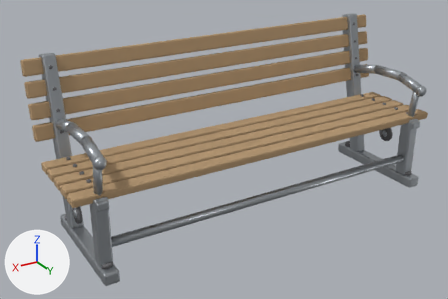
Two versions of the glTF model src/assets/models/props/park_bench.glb, one commit apart.
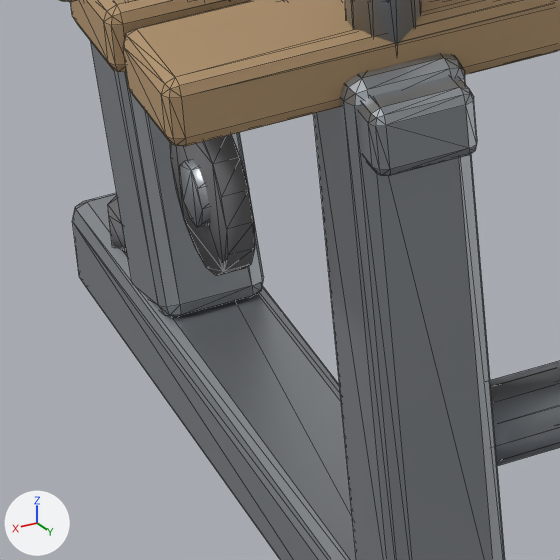
The first picture shows the older version from a 50 mm camera at (1.92, 2.86, 1.86) aimed at (0.15, -0.09, 0.38). The close-ups show the older and then the newer version on the part from 11% to 27% of the width and 64% to 86% of the height of that picture. Only the edits that show in the close-ups are written down. The axes (+X, +Y, +Z) are drawn at lower left. The lights are the same throughout. The close-ups show mesh edges as thin lines. Where no turn or scale is listed for an object, it has been applied to the vertices. Vertices at exactly the same position are counted once.

Objects in the first close-up: 'park_bench_arm_support.001', 'park_bench_back_post.001', 'park_bench_foot.001', 'park_bench_foot_pad.002', 'park_bench_leg_front.001', 'park_bench_medallion.001', 'park_bench_medallion_boss.001', 'park_bench_seat_rail.001', 'park_bench_seat_slat.003', 'park_bench_seat_slat.004', 'park_bench_stretcher'.
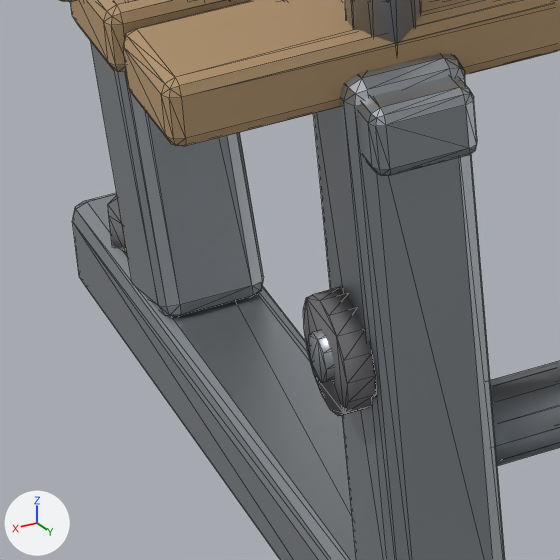
Pixel boxes [x1, y1, x2, y2] of what changed, in the close-ups (560 x 560 px):
'park_bench_medallion.001', moved, rescaled: before [170, 135, 255, 276]; after [303, 288, 376, 416]
'park_bench_medallion_boss.001', moved: before [180, 160, 210, 228]; after [308, 330, 334, 383]

What changed in the scene script:
```text
Change me_cylinder_019:
    used by ob_park_bench_medallion_001; location = (1.105, 0.0, 0.26)
    remove me_cylinder_019.from_pydata(...)  # 32 vertices, 60 faces; spans x -0.009..0.009, y -0.055..0.055, z -0.055..0.055
    add me_cylinder_019.from_pydata(...)  # 32 vertices, 60 faces; spans x -0.009..0.009, y -0.038..0.038, z -0.038..0.038
    me_cylinder_019 part 1: the whole mesh is scaled about its middle by (1, 0.691, 0.691)
Change ob_park_bench_medallion_001:
    ob_park_bench_medallion_001.location: (1.105, 0.0, 0.26) -> (1.105, 0.235, 0.26)
Change ob_park_bench_medallion_boss_001:
    ob_park_bench_medallion_boss_001.location: (1.105, 0.0, 0.26) -> (1.105, 0.235, 0.26)
```
